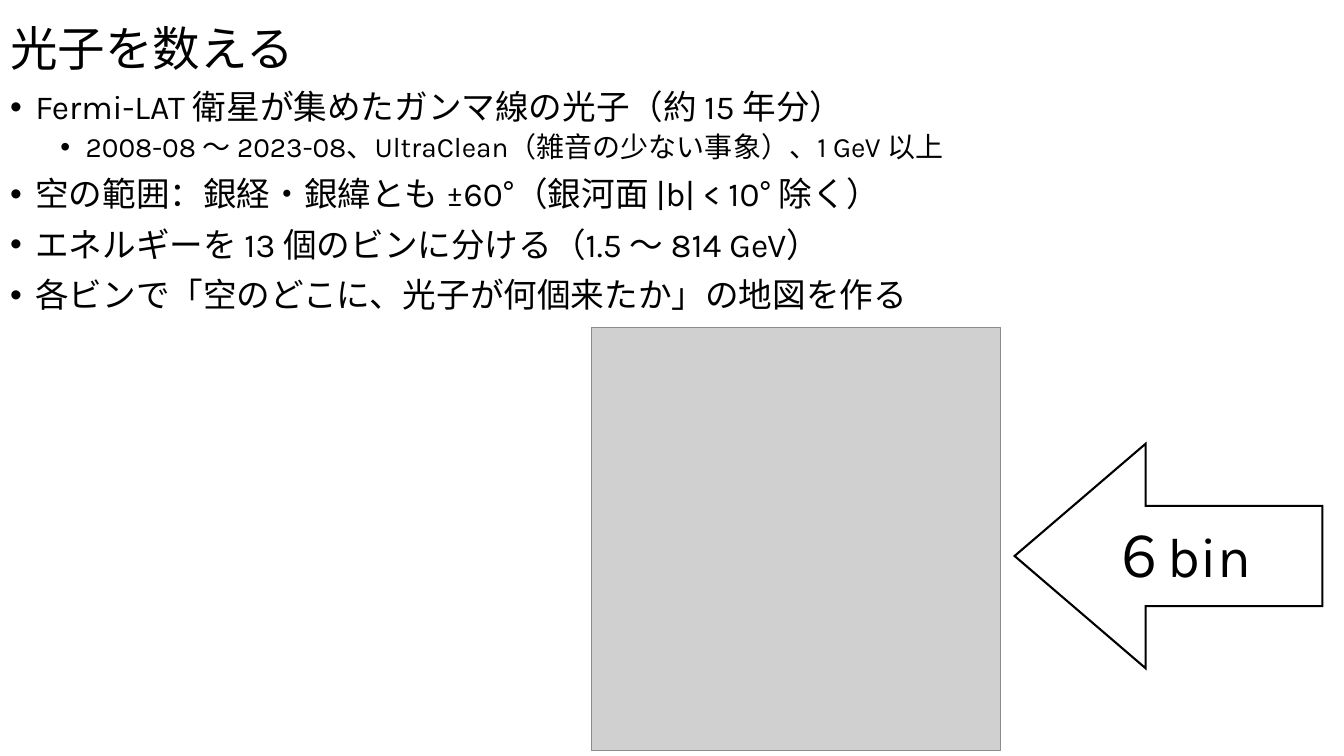
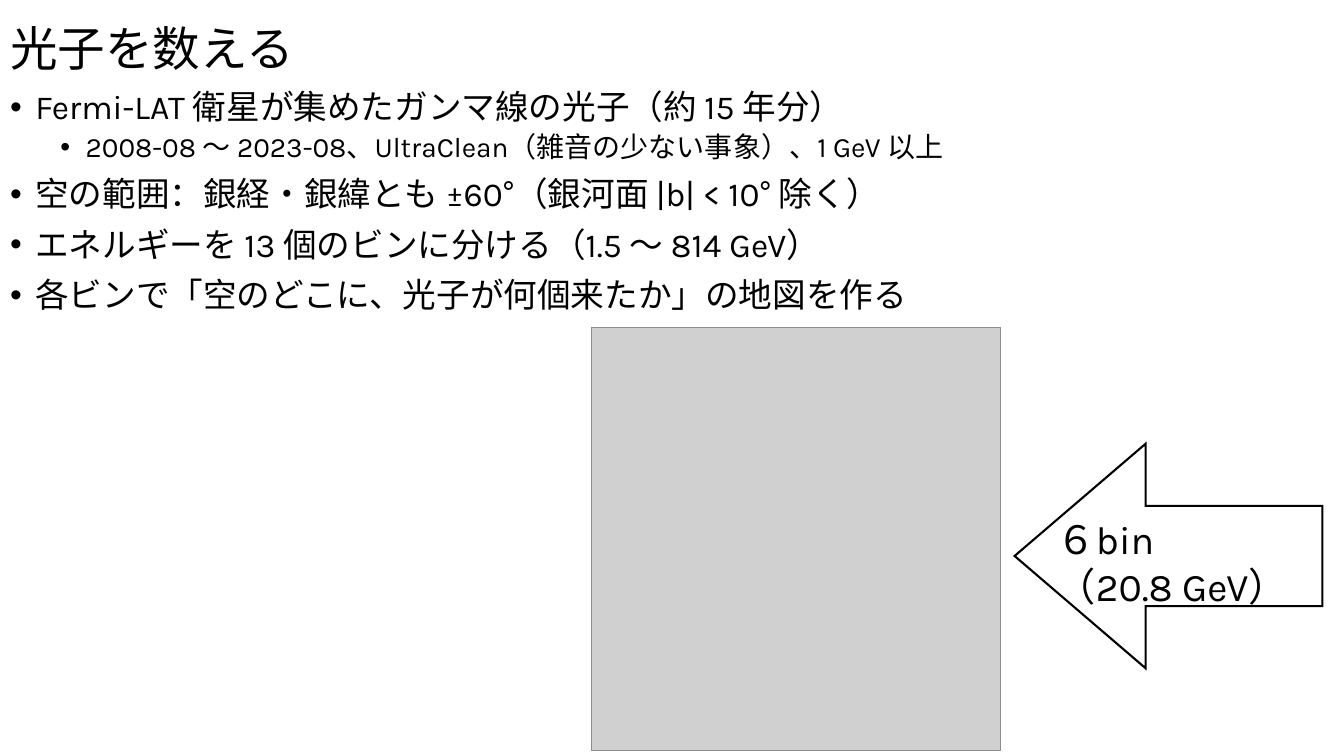
Before and after one commit to Mikann20041029/darkmatter-slides, a slide deck: slide 3 of slides/2026-10-02_研究進捗報告_claude.pptx. Drawn at 1344x756 pixels with LibreOffice and Linux fonts; fonts in the diff are those of the drawing; grey boxes stand for pictures. Boxes give left, top, right and bottom in pixels: in the first picture for what was removed or moved away, otherwise in the second. Text is boxed around its words. In the diff, an @@ line names an element or a change of style, - is before the commit and + after.

```diff
--- a/slides/2026-10-02_研究進捗報告_claude.pptx
+++ b/slides/2026-10-02_研究進捗報告_claude.pptx
@@ text "６bin": place and size @@
-text "６bin" at [1112,535,1252,578]
+text "６bin" at [1057,514,1288,612]
@@ text at [1057,514,1155,555]: size 40 to 28 pt in "６bin" @@
@@ text at [1057,567,1288,612]: paragraph added @@
+（20.8 GeV）
```
Also in this commit, not shown: 2 other slides changed, 3 slides added, 3 other files.
